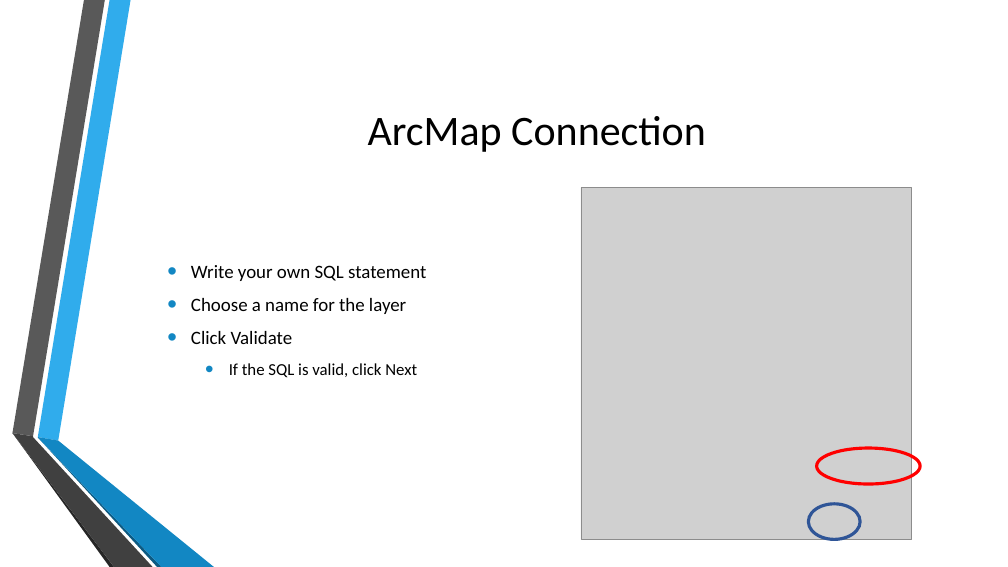
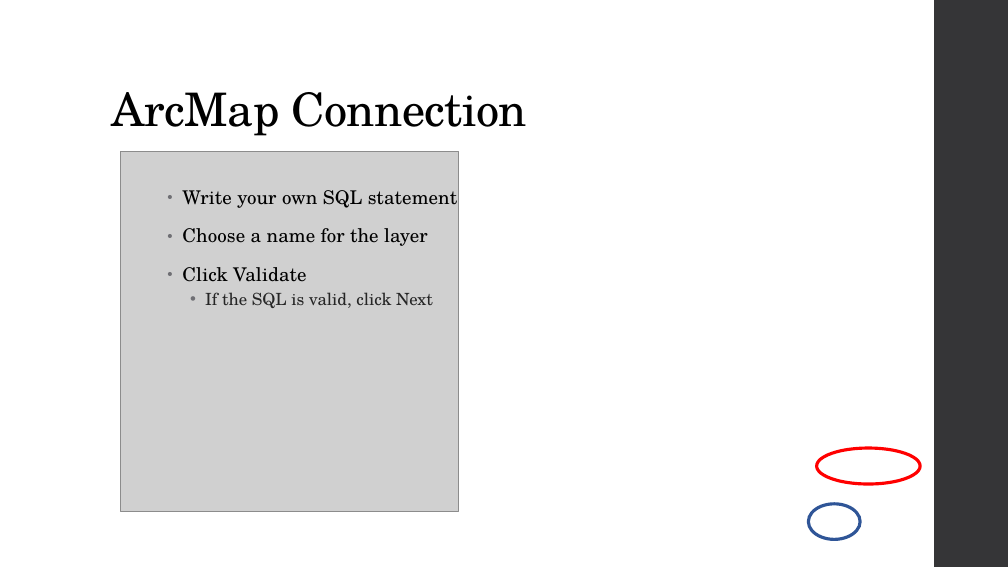
Before and after one commit to MGIS-UMN/GIS5577_week5, a slide deck: slide 35 of Spatial_Databases.odp. Drawn at 1008x567 pixels with LibreOffice and Linux fonts; fonts in the diff are those of the drawing; grey boxes stand for pictures; background and template pictures are left out. Boxes give left, top, right and bottom in pixels: in the first picture for what was removed or moved away, otherwise in the second. Text is boxed around its words. In the diff, an @@ line names an element or a change of style, - is before the commit and + after.

```diff
--- a/Spatial_Databases.odp
+++ b/Spatial_Databases.odp
@@ freeform shape added at (x1=934, y1=0, x2=1008, y2=567), fill #353537 @@
@@ title "ArcMap Connection" moved from (x1=368, y1=116, x2=706, y2=152) to (x1=112, y1=92, x2=527, y2=136) @@
@@ title "ArcMap Connection" at (x1=112, y1=92, x2=527, y2=136): size 40 to 44 pt, font Calibri to TeX Gyre Schola, letter spacing 0 to -0.5 pt; alignment centre to left; line spacing 1 to 0.9; vertical alignment middle to bottom @@
@@ picture resized from (x1=581, y1=188, x2=912, y2=539) to (x1=120, y1=151, x2=459, y2=511) @@
@@ text "Write your own SQL statement" at (x1=182, y1=190, x2=457, y2=308): font Calibri to TeX Gyre Schola; letter spacing 0 to 0.1 pt in "Write your own SQL statement", "Choose a name for the layer", "Click Validate"; text colour #000000 to #262626 in "If the SQL is valid, click Next"; indent changed; line spacing 1 to 0.95; more space between paragraphs; bullet colour #1287C3 to #6F6F74; line spacing 1 to 0.9; less space between paragraphs; vertical alignment middle to top @@
@@ group removed at (x1=12, y1=0, x2=214, y2=567): 6 freeform shapes @@
```
Also in this commit, not shown: 40 other slides changed.
